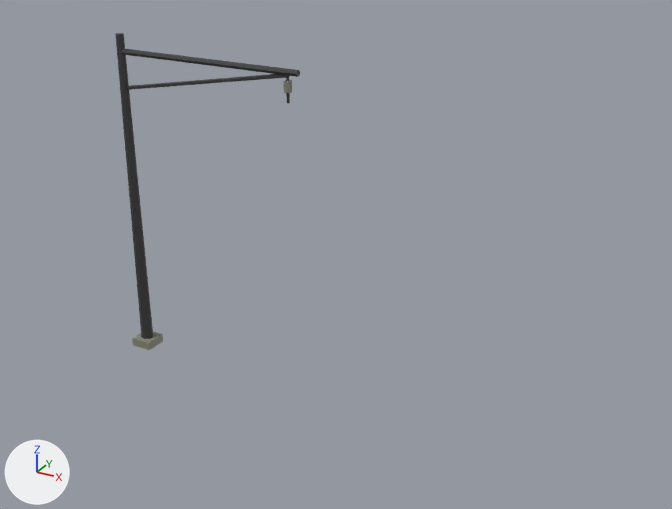
One commit to the FBX model unity/Assets/Models/Paths/p303/lrt_pole.fbx: the scene before it, then after it.
The view is the same before and after, from a 50 mm camera at (7.75, -12.5, 9.08) aimed at (0.74, 0.24, 2.71). Every picture has the same lights, and +X, +Y and +Z are marked at lower left. The older version comes first. Where no turn or scale is listed for an object, it has been applied to the vertices.

The first picture shows 'lrt_pole.002'.
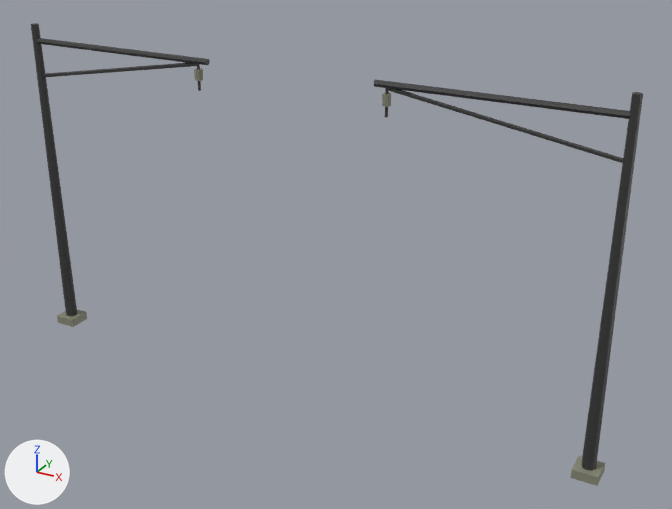
Pixel boxes [x1, y1, x2, y2] of what changed, in the pictures (672 x 509 px; the box of a moved part takes in the faces that stretch with it):
'lrt_pole.002', reshaped (230% wider, 46% taller): before [115, 33, 300, 350]; after [31, 23, 643, 486]
part 1 of me_p303_lrt_pole, moved or reshaped: before [132, 332, 163, 350]; after [57, 309, 87, 327]
part 2 of me_p303_lrt_pole, added: after [571, 456, 605, 486]
part 3 of me_p303_lrt_pole, moved or reshaped: before [115, 33, 153, 339]; after [31, 23, 77, 316]
part 4 of me_p303_lrt_pole, added: after [36, 38, 210, 65]
part 5 of me_p303_lrt_pole, moved or reshaped: before [126, 74, 287, 90]; after [43, 63, 197, 77]
part 6 of me_p303_lrt_pole, moved or reshaped: before [286, 75, 290, 103]; after [197, 64, 201, 91]
part 7 of me_p303_lrt_pole, moved or reshaped: before [283, 80, 292, 93]; after [194, 68, 203, 81]
part 8 of me_p303_lrt_pole, added: after [581, 92, 643, 470]
part 9 of me_p303_lrt_pole, added: after [374, 80, 630, 119]
part 10 of me_p303_lrt_pole, added: after [386, 88, 623, 163]
part 11 of me_p303_lrt_pole, added: after [385, 88, 389, 117]
part 12 of me_p303_lrt_pole, added: after [382, 93, 391, 107]
part 13 of me_p303_lrt_pole, deleted: before [121, 48, 300, 77]

Edits to the bpy script that builds the scene:
```text
Change me_p303_lrt_pole:
    used by ob_lrt_pole_002; location = (0.0, 0.0, 0.0)
    remove me_p303_lrt_pole.from_pydata(...)  # 80 vertices, 52 faces; spans x -3.61..0.2, y -0.21..0.21, z 0.0..6.1
    add me_p303_lrt_pole.from_pydata(...)  # 160 vertices, 104 faces; spans x -5.61..5.61, y -0.21..0.21, z 0.0..6.1
    me_p303_lrt_pole part 1: the loose piece of 8 vertices spanning x -3.61..-3.19, y -0.21..0.21, z 0.0..0.16 is moved by (-2.0, 0.0, 0.0)
    me_p303_lrt_pole part 2: a new loose piece, a box spanning x 5.19..5.61, y -0.21..0.21, z 0.0..0.16, in mat_path_concrete (grey #888976)
    me_p303_lrt_pole part 3: the loose piece of 16 vertices spanning x -3.52..-3.29, y -0.11..0.11, z 0.16..6.1 is moved by (-2.0, 0.0, 0.0)
    me_p303_lrt_pole part 4: a new loose piece, an 8-sided cylinder along x spanning x -5.4..-1.55, y -0.05..0.06, z 5.74..5.86, in mat_path_metal (dark grey #4f4f4f)
    me_p303_lrt_pole part 5: the loose piece of 12 vertices spanning x -3.41..0.01, y -0.03..0.03, z 5.12..5.78 is scaled about its middle by (1.07, 1, 1), then moved by (-1.87, 0.0, 0.0)
    me_p303_lrt_pole part 6: the loose piece of 12 vertices spanning x -0.02..0.02, y -0.02..0.03, z 5.3..5.8 is moved by (-1.75, 0.0, 0.0)
    me_p303_lrt_pole part 7: the loose piece of 16 vertices spanning x -0.07..0.07, y -0.07..0.07, z 5.48..5.66 is moved by (-1.75, 0.0, 0.0)
    me_p303_lrt_pole part 8: a new loose piece, an 8-sided cut cone along z (radius 0.11 at the low end, 0.07 at the high end) spanning x 5.29..5.51, y -0.11..0.11, z 0.16..6.1, in mat_path_metal (dark grey #4f4f4f)
    me_p303_lrt_pole part 9: a new loose piece, an 8-sided cylinder along x spanning x 1.55..5.4, y -0.05..0.06, z 5.74..5.86, in mat_path_metal (dark grey #4f4f4f)
    me_p303_lrt_pole part 10: the loose piece of 12 vertices spanning x -3.41..0.01, y -0.03..0.03, z 5.12..5.78 is copied, and the copy is scaled about its middle by (-1.07, -1, 1), then moved by (5.28, 0.0, 0.0); it spans x 1.74..5.41, y -0.03..0.03, z 5.12..5.78
    me_p303_lrt_pole part 11: a new loose piece, a 6-sided cylinder along z spanning x 1.728..1.772, y -0.025..0.025, z 5.3..5.8, in mat_path_rail_metal (dark grey #413734)
    me_p303_lrt_pole part 12: a new loose piece, an 8-sided cylinder along z spanning x 1.68..1.82, y -0.07..0.07, z 5.48..5.66, in mat_path_concrete (grey #888976)
    me_p303_lrt_pole part 13: the loose piece of 16 vertices spanning x -3.4..0.2, y -0.05..0.06, z 5.74..5.86 is deleted
```
